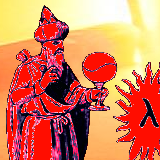
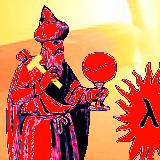
Layered file, before and after one edit (160x160). Changes by layer:
painted on "Wizard original" over [26, 54, 63, 89]
